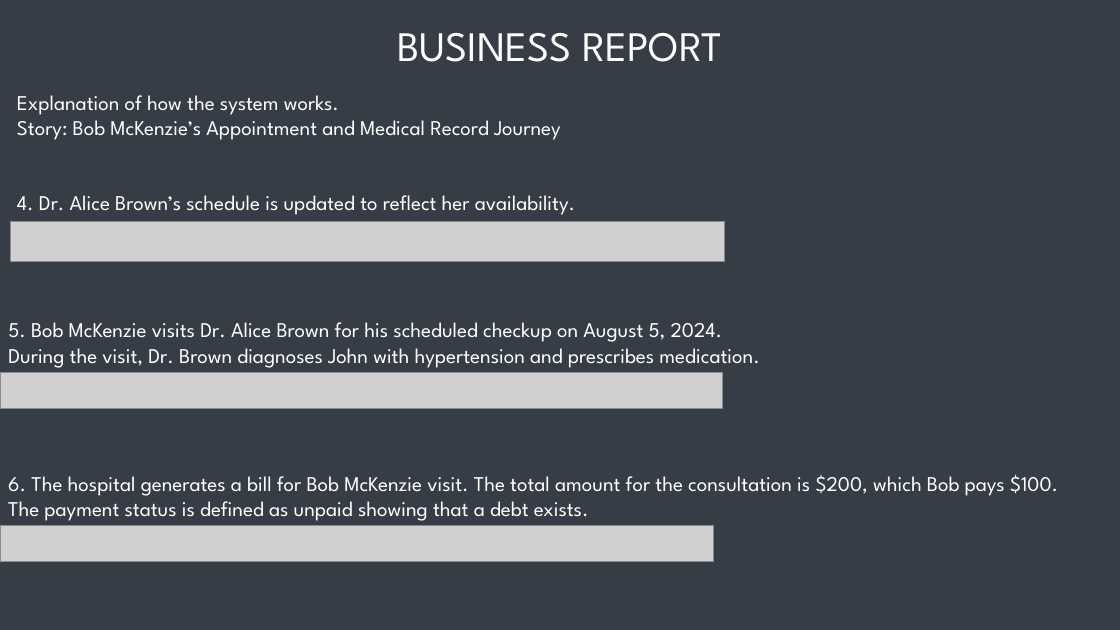
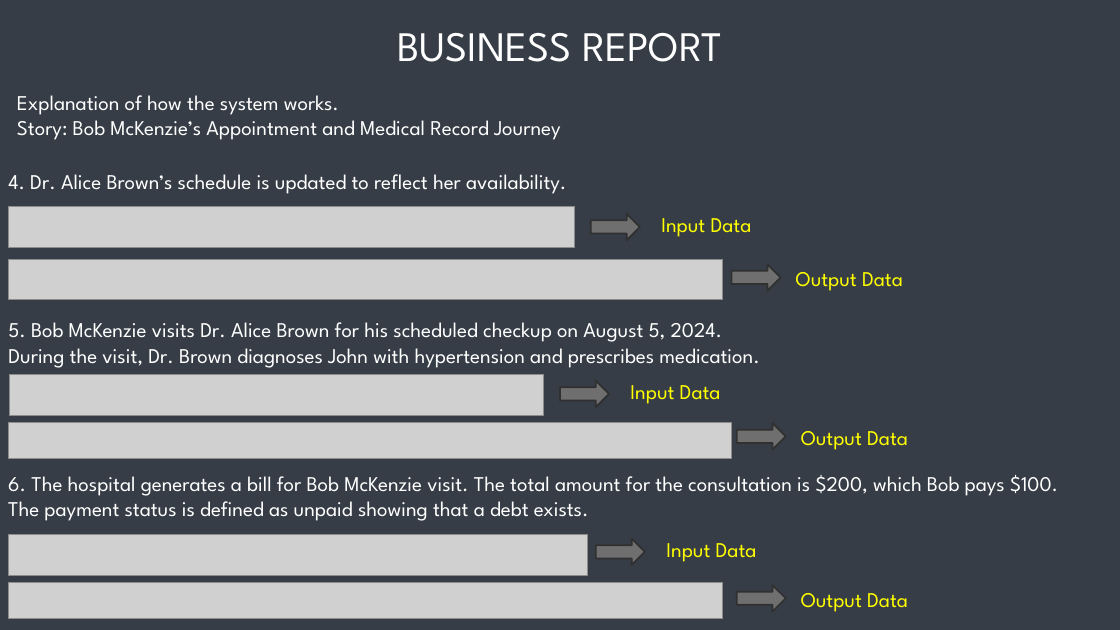
Before and after one commit to RenanAQ/DBS211-Final, a slide deck: slide 7 of DBS211_Presentation_Group4.pptx. Drawn at 1120x630 pixels with LibreOffice and Linux fonts; fonts in the diff are those of the drawing; grey boxes stand for pictures. Boxes give left, top, right and bottom in pixels: in the first picture for what was removed or moved away, otherwise in the second. Text is boxed around its words. In the diff, an @@ line names an element or a change of style, - is before the commit and + after.

```diff
--- a/DBS211_Presentation_Group4.pptx
+++ b/DBS211_Presentation_Group4.pptx
@@ text "4. Dr. Alice Brown’s schedule ...": place and size @@
-text "4. Dr. Alice Brown’s schedule ..." at bbox=[17, 195, 575, 215]
+text "4. Dr. Alice Brown’s schedule ..." at bbox=[8, 174, 566, 194]
@@ picture added at bbox=[8, 206, 575, 247] @@
@@ right arrow added at bbox=[591, 214, 639, 240], fill #6F6F6F, outline #313131 1.5 pt @@
@@ text added at bbox=[661, 218, 752, 237], 18 pt, text #FFFF00 @@
+Input Data
@@ picture: place and size @@
-picture at bbox=[11, 221, 725, 261]
+picture at bbox=[8, 260, 723, 300]
@@ right arrow added at bbox=[732, 265, 781, 291], fill #6F6F6F, outline #313131 1.5 pt @@
@@ text added at bbox=[796, 272, 903, 291], 18 pt, text #FFFF00 @@
+Output Data
@@ picture added at bbox=[9, 374, 544, 415] @@
@@ right arrow added at bbox=[560, 381, 609, 407], fill #6F6F6F, outline #313131 1.5 pt @@
@@ text added at bbox=[630, 385, 721, 404], 18 pt, text #FFFF00 @@
+Input Data
@@ picture: place and size @@
-picture at bbox=[0, 372, 723, 408]
+picture at bbox=[8, 423, 731, 459]
@@ right arrow added at bbox=[737, 423, 786, 450], fill #6F6F6F, outline #313131 1.5 pt @@
@@ text added at bbox=[801, 431, 908, 450], 18 pt, text #FFFF00 @@
+Output Data
@@ picture added at bbox=[8, 534, 587, 576] @@
@@ right arrow added at bbox=[596, 539, 644, 565], fill #6F6F6F, outline #313131 1.5 pt @@
@@ text added at bbox=[666, 543, 757, 562], 18 pt, text #FFFF00 @@
+Input Data
@@ picture: place and size @@
-picture at bbox=[0, 525, 714, 561]
+picture at bbox=[8, 583, 723, 619]
@@ right arrow added at bbox=[737, 585, 786, 611], fill #6F6F6F, outline #313131 1.5 pt @@
@@ text added at bbox=[801, 593, 908, 612], 18 pt, text #FFFF00 @@
+Output Data
```
Also in this commit, not shown: 3 other slides changed, 5 other files.
